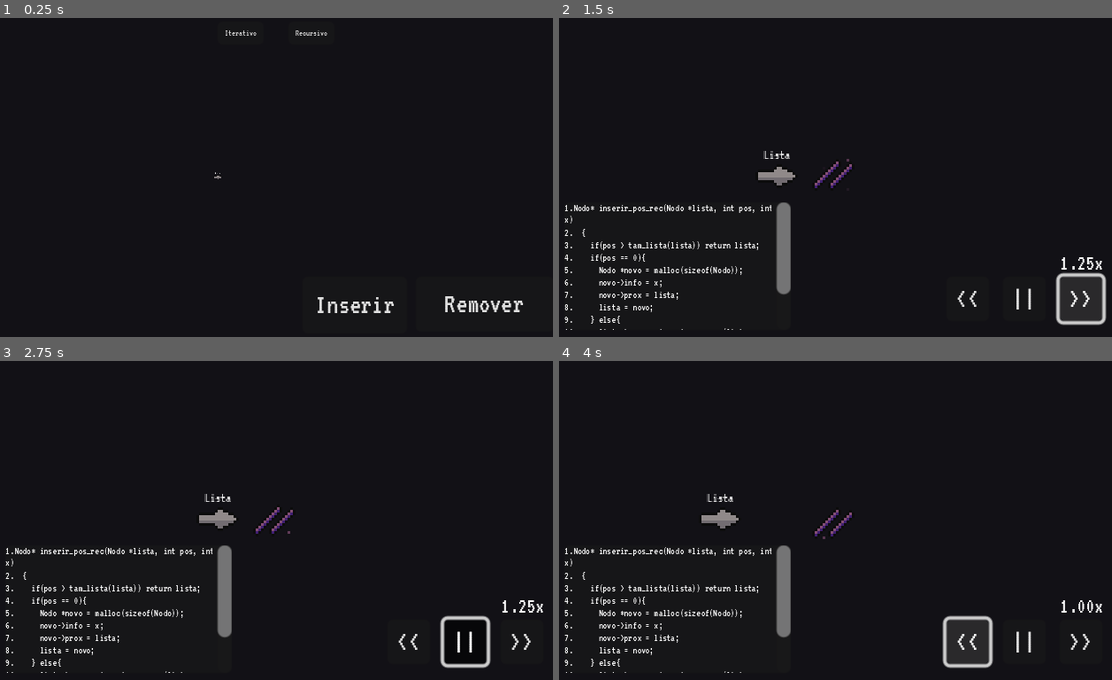
Above: before the commit, frames 1-4 (two rows, left to right).
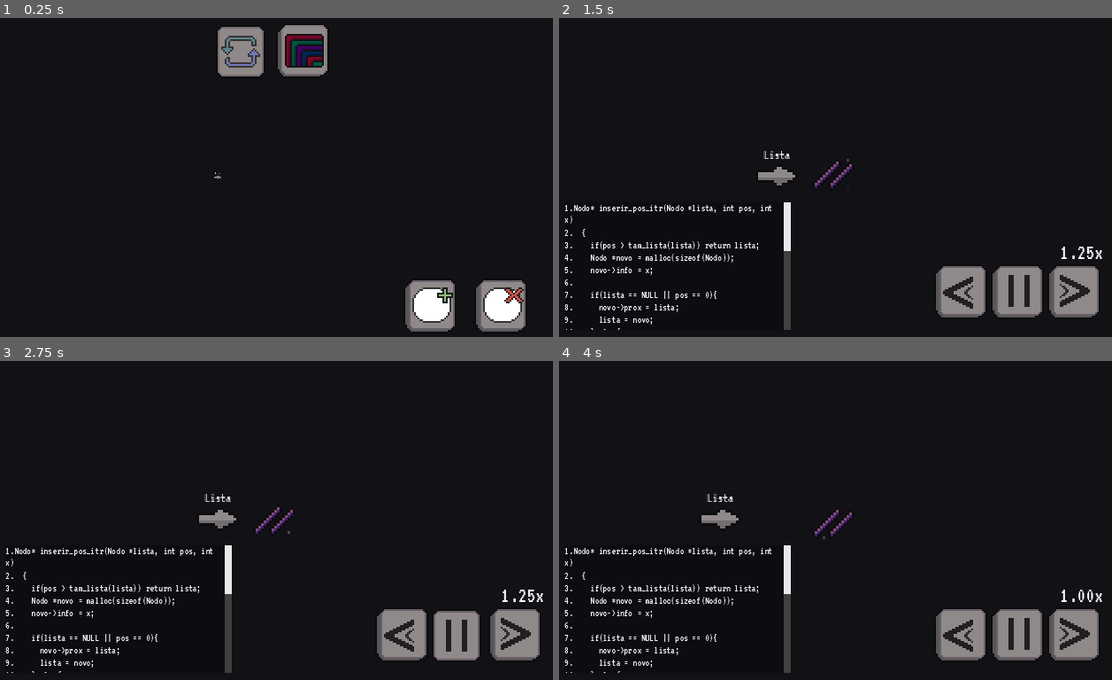
Above: after the commit, the same moments.

Repository: fabio-bays/elab-aed1
Game: Godot game, scene res://ListaLigada.tscn
Same seed, same stepped clock (60 frames per second), same inputs: the game is played once before the commit and once after it.
Inputs (mouse positions are in pixels of both pictures, inside the frame that each line leads up to; where the layout moved, square brackets give the same spot in the first picture):
- Up to frame 1 (0.25 s): no input
- Up to frame 2 (1.5 s): click (990, 305) [912, 305] at 0.5 s; click (1073, 292) [1078, 298] at 1.25 s
- Up to frame 3 (2.75 s): click (458, 635) [464, 641] at 2 s
- Up to frame 4 (4 s): tap Enter at 2.75 s; move the mouse to (957, 504) at 2.77 s; press the mouse at (957, 504) at 2.78 s; hold Right (ui_right) 2.78-3.5 s; release the mouse at (957, 504) at 3.5 s; click (962, 635) [968, 641] at 3.5 s

The runs differ from the first frame. In frame 1, 5.4% of the frame differs, in the area x 39-96%, y 2-99%; in frame 2, 6.1%, in the area x 5-100%, y 57-98%; in frame 3, 6.0%; in frame 4, 6.1%.

Commit message:
add ícones para botões

Diff:
--- a/Audio.tscn
+++ b/Audio.tscn
@@ -19,6 +19,7 @@
 volume_db = -15.24
 
 [node name="MusicaAlgor" type="AudioStreamPlayer" parent="."]
+process_mode = 3
 stream = ExtResource("2_n6vvl")
 volume_db = -16.865
 
--- a/BlocoCodigo.tscn
+++ b/BlocoCodigo.tscn
@@ -1,9 +1,34 @@
-[gd_scene load_steps=4 format=3 uid="uid://brb3nqnenyjq0"]
+[gd_scene load_steps=9 format=3 uid="uid://brb3nqnenyjq0"]
 
 [ext_resource type="Script" path="res://BlocoCodigo.gd" id="1_8feg0"]
 [ext_resource type="FontFile" uid="uid://5m5r5fu4xykb" path="res://assets/fontes/VT323-Regular.ttf" id="1_qoamu"]
 
-[sub_resource type="Theme" id="Theme_2b1me"]
+[sub_resource type="StyleBoxFlat" id="StyleBoxFlat_lvc7s"]
+bg_color = Color(0.917647, 0.909804, 0.909804, 1)
+
+[sub_resource type="StyleBoxFlat" id="StyleBoxFlat_pn176"]
+bg_color = Color(0.858824, 0.843137, 0.843137, 1)
+
+[sub_resource type="StyleBoxFlat" id="StyleBoxFlat_hni2f"]
+bg_color = Color(0.745098, 0.721569, 0.721569, 1)
+
+[sub_resource type="StyleBoxLine" id="StyleBoxLine_68or3"]
+color = Color(0.396078, 0.372549, 0.372549, 0.603922)
+thickness = 4
+vertical = true
+
+[sub_resource type="Theme" id="Theme_a7esk"]
+VScrollBar/styles/grabber = SubResource("StyleBoxFlat_lvc7s")
+VScrollBar/styles/grabber_highlight = SubResource("StyleBoxFlat_pn176")
+VScrollBar/styles/grabber_pressed = SubResource("StyleBoxFlat_hni2f")
+VScrollBar/styles/scroll = SubResource("StyleBoxLine_68or3")
+
+[sub_resource type="StyleBoxFlat" id="StyleBoxFlat_kwpq5"]
+bg_color = Color(0, 0.0235294, 0.0235294, 0.34902)
+corner_radius_top_left = 1
+corner_radius_top_right = 1
+corner_radius_bottom_right = 1
+corner_radius_bottom_left = 1
 
 [node name="Control" type="Control"]
 process_mode = 3
@@ -15,7 +40,8 @@
 layout_mode = 0
 offset_right = 128.0
 offset_bottom = 72.0
-theme = SubResource("Theme_2b1me")
+theme = SubResource("Theme_a7esk")
+theme_override_styles/panel = SubResource("StyleBoxFlat_kwpq5")
 
 [node name="RichTextLabel" type="RichTextLabel" parent="PanelContainer"]
 layout_mode = 2
--- a/ListaLigada.gd
+++ b/ListaLigada.gd
@@ -104,7 +104,7 @@
 var AudioListaLigada
 var fator_velocidade_anim : float = 1
 var label_fator_velo_anim : Label
-var modo_animacao_iterativa #-> o jogo começa com qual modo ativado?
+var modo_animacao_iterativa
 var lista
 var cam_focando_em_nodo_idx : int = 0
 var animacao_esta_acontecendo : bool = false
@@ -306,6 +306,7 @@
 	lista.set_nulo_id($Nulo.get_instance_id())
 	AudioListaLigada = get_node('AudioListaLigada')
 	AudioListaLigada.play_mus('idle')
+	modo_animacao_iterativa = true
 
 func _process(_delta):
 	if lista.lista.is_empty():
@@ -459,7 +460,7 @@
 	label_fator_velo_anim.add_theme_font_override('font', FONTE_TEXTOS)
 	label_fator_velo_anim.position = $Camera2D.position + \
 									Vector2(16 * GRID_SIZE.x,
-											GRID_SIZE.y * 5.3)
+											GRID_SIZE.y * 4.5)
 	label_fator_velo_anim.add_theme_font_size_override('font_size', 12)
 	label_fator_velo_anim.set_text(str(fator_velocidade_anim) + 'x')
 	$Camera2D.add_child(label_fator_velo_anim)
--- a/ListaLigada.tscn
+++ b/ListaLigada.tscn
@@ -7,8 +7,110 @@
 [ext_resource type="Texture2D" uid="uid://cqq8u1c5d2bry" path="res://assets/visual/null_v2.png" id="3_wjsaj"]
 [ext_resource type="Texture2D" uid="uid://c3qn4p6rbyqxi" path="res://assets/visual/remover_x.png" id="4_5068l"]
 [ext_resource type="PackedScene" uid="uid://c5k6y55l3uasr" path="res://Ponteiro.tscn" id="4_hp48o"]
+[ext_resource type="Texture2D" uid="uid://ddgkj1m7y3uuf" path="res://assets/visual/icones_botoes/botao-add_nodo_0001.png" id="7_k754d"]
+[ext_resource type="Texture2D" uid="uid://boj6sds1vky8k" path="res://assets/visual/icones_botoes/botao-add_nodo_0002.png" id="8_5d2kh"]
+[ext_resource type="Texture2D" uid="uid://disaowj20y6nf" path="res://assets/visual/icones_botoes/botao-del_nodo_0001.png" id="8_7yktq"]
 [ext_resource type="PackedScene" uid="uid://bxyf0o6ucpnv2" path="res://ParallaxBg.tscn" id="8_jcx3j"]
 [ext_resource type="PackedScene" uid="uid://bkb8gywoxw0g6" path="res://Audio.tscn" id="9_b0x7n"]
+[ext_resource type="Texture2D" uid="uid://sdiupxdnweb4" path="res://assets/visual/icones_botoes/botao-del_nodo_0002.png" id="9_brt7u"]
+[ext_resource type="Texture2D" uid="uid://ce01psd2rhl8v" path="res://assets/visual/icones_botoes/botao_iterativo/botao-iter_0001.png" id="10_4i8i2"]
+[ext_resource type="Texture2D" uid="uid://cl7xdbyupgeeo" path="res://assets/visual/icones_botoes/botao_iterativo/botao-iter_0002.png" id="11_t4wc2"]
+[ext_resource type="Texture2D" uid="uid://cbooa7tg24no7" path="res://assets/visual/icones_botoes/botao_iterativo/botao-iter_0003.png" id="12_ecgc3"]
+[ext_resource type="Texture2D" uid="uid://cjqjhywlcjsd8" path="res://assets/visual/icones_botoes/botao_iterativo/botao-iter_0004.png" id="13_2fr06"]
+[ext_resource type="Texture2D" uid="uid://dib5webuxk02k" path="res://assets/visual/icones_botoes/botao_iterativo/botao-iter_0005.png" id="14_p8myi"]
+[ext_resource type="Texture2D" uid="uid://c3ci3u15w28bt" path="res://assets/visual/icones_botoes/botao_iterativo/botao-iter_0006.png" id="15_u83gt"]
+[ext_resource type="Texture2D" uid="uid://cv4jvouwm1pbo" path="res://assets/visual/icones_botoes/botao_iterativo/botao-iter_0007.png" id="16_je5mm"]
+[ext_resource type="Texture2D" uid="uid://cpjr3ygnpihcs" path="res://assets/visual/icones_botoes/botao_iterativo/botao-iter_0008.png" id="17_slcoy"]
+[ext_resource type="Texture2D" uid="uid://c12el5yp3e1ts" path="res://assets/visual/icones_botoes/botao_recursivo/botao-rec_0001.png" id="18_5cqk2"]
+[ext_resource type="Texture2D" uid="uid://dewcr7jgvvtth" path="res://assets/visual/icones_botoes/botao_recursivo/botao-rec_0002.png" id="19_bqhay"]
+[ext_resource type="Texture2D" uid="uid://cw151m3b5gnls" path="res://assets/visual/icones_botoes/botao_recursivo/botao-rec_0003.png" id="20_m6my6"]
+[ext_resource type="Texture2D" uid="uid://dtk2rfuvw8am1" path="res://assets/visual/icones_botoes/botao_recursivo/botao-rec_0012.png" id="21_euc2j"]
+[ext_resource type="Texture2D" uid="uid://bdwrt7f4odyme" path="res://assets/visual/icones_botoes/botao_recursivo/botao-rec_0013.png" id="22_5umg7"]
+[ext_resource type="Texture2D" uid="uid://bqltdr4jb2lic" path="res://assets/visual/icones_botoes/botao_recursivo/botao-rec_0014.png" id="23_e1hb2"]
+[ext_resource type="Texture2D" uid="uid://ckqklwwyymya" path="res://assets/visual/icones_botoes/botao_recursivo/botao-rec_0015.png" id="24_4ircc"]
+[ext_resource type="Texture2D" uid="uid://byy372ukestk" path="res://assets/visual/icones_botoes/botao_recursivo/botao-rec_0016.png" id="25_1ykh7"]
+[ext_resource type="Texture2D" uid="uid://cspu53p48x7kr" path="res://assets/visual/icones_botoes/botao_recursivo/botao-rec_0017.png" id="26_32wx6"]
+[ext_resource type="Texture2D" uid="uid://dpl5u7c1v8m2n" path="res://assets/visual/icones_botoes/botao_recursivo/botao-rec_0018.png" id="27_56g2h"]
+[ext_resource type="Texture2D" uid="uid://bu67x6oey1kpm" path="res://assets/visual/icones_botoes/botao_recursivo/botao-rec_0019.png" id="28_q3ctq"]
+[ext_resource type="Texture2D" uid="uid://c217bfuyjhgs8" path="res://assets/visual/icones_botoes/botao_recursivo/botao-rec_0020.png" id="29_rw3jg"]
+[ext_resource type="Texture2D" uid="uid://dtkv25l61xtm1" path="res://assets/visual/icones_botoes/botao_recursivo/botao-rec_0021.png" id="30_4laj4"]
+[ext_resource type="Texture2D" uid="uid://de8ry1ionahr2" path="res://assets/visual/icones_botoes/botao_recursivo/botao-rec_0004.png" id="31_d7e1p"]
+[ext_resource type="Texture2D" uid="uid://cmwehpapgfiwx" path="res://assets/visual/icones_botoes/botao_recursivo/botao-rec_0022.png" id="32_bu5c8"]
+[ext_resource type="Texture2D" uid="uid://d3ilah3ylbc0w" path="res://assets/visual/icones_botoes/botao_recursivo/botao-rec_0005.png" id="33_pwhw3"]
+[ext_resource type="Texture2D" uid="uid://dpfmu3ypojkv" path="res://assets/visual/icones_botoes/botao_recursivo/botao-rec_0006.png" id="34_x7bex"]
+[ext_resource type="Texture2D" uid="uid://bb280o4fbhe8k" path="res://assets/visual/icones_botoes/botao_recursivo/botao-rec_0007.png" id="35_dp4h0"]
+[ext_resource type="Texture2D" uid="uid://bm5afbn8ymain" path="res://assets/visual/icones_botoes/botao_recursivo/botao-rec_0008.png" id="36_1835h"]
+[ext_resource type="Texture2D" uid="uid://cw8wkxivggfo2" path="res://assets/visual/icones_botoes/botao_recursivo/botao-rec_0009.png" id="37_hdjg0"]
+[ext_resource type="Texture2D" uid="uid://de1vrsjjut5cf" path="res://assets/visual/icones_botoes/botao_recursivo/botao-rec_0010.png" id="38_i3p0h"]
+[ext_resource type="Texture2D" uid="uid://dhkawx7ulva7m" path="res://assets/visual/icones_botoes/botao_recursivo/botao-rec_0011.png" id="39_ujx8l"]
+[ext_resource type="Texture2D" uid="uid://dvgsa2v14phk2" path="res://assets/visual/icones_botoes/botao-pausar_0001.png" id="40_2c08h"]
+[ext_resource type="Texture2D" uid="uid://c2nk4pbjx4emp" path="res://assets/visual/icones_botoes/botao-pausar_0002.png" id="41_job36"]
+[ext_resource type="Texture2D" uid="uid://dexru1kb43utt" path="res://assets/visual/icones_botoes/botao-acelerar_0001.png" id="42_xs6xf"]
+[ext_resource type="Texture2D" uid="uid://b4mepkmhno02a" path="res://assets/visual/icones_botoes/botao-acelerar_0002.png" id="43_5u05g"]
+[ext_resource type="Texture2D" uid="uid://borsdigl3ixts" path="res://assets/visual/icones_botoes/botao-desacelerar_0001.png" id="44_hhr4p"]
+[ext_resource type="Texture2D" uid="uid://cvp7me7g4ws87" path="res://assets/visual/icones_botoes/botao-desacelerar_0002.png" id="45_ntsy1"]
+
+[sub_resource type="AnimatedTexture" id="AnimatedTexture_gfqkt"]
+frames = 7
+speed_scale = 10.0
+frame_0/texture = ExtResource("11_t4wc2")
+frame_1/texture = ExtResource("12_ecgc3")
+frame_1/duration = 1.0
+frame_2/texture = ExtResource("13_2fr06")
+frame_2/duration = 1.0
+frame_3/texture = ExtResource("14_p8myi")
+frame_3/duration = 1.0
+frame_4/texture = ExtResource("15_u83gt")
+frame_4/duration = 1.0
+frame_5/texture = ExtResource("16_je5mm")
+frame_5/duration = 1.0
+frame_6/texture = ExtResource("17_slcoy")
+frame_6/duration = 1.0
+
+[sub_resource type="AnimatedTexture" id="AnimatedTexture_aoj2d"]
+frames = 21
+speed_scale = 12.0
+frame_0/texture = ExtResource("19_bqhay")
+frame_1/texture = ExtResource("20_m6my6")
+frame_1/duration = 1.0
+frame_2/texture = ExtResource("31_d7e1p")
+frame_2/duration = 1.0
+frame_3/texture = ExtResource("33_pwhw3")
+frame_3/duration = 1.0
+frame_4/texture = ExtResource("34_x7bex")
+frame_4/duration = 1.0
+frame_5/texture = ExtResource("35_dp4h0")
+frame_5/duration = 1.0
+frame_6/texture = ExtResource("36_1835h")
+frame_6/duration = 1.0
+frame_7/texture = ExtResource("37_hdjg0")
+frame_7/duration = 1.0
+frame_8/texture = ExtResource("38_i3p0h")
+frame_8/duration = 1.0
+frame_9/texture = ExtResource("39_ujx8l")
+frame_9/duration = 1.0
+frame_10/texture = ExtResource("21_euc2j")
+frame_10/duration = 1.0
+frame_11/texture = ExtResource("22_5umg7")
+frame_11/duration = 1.0
+frame_12/texture = ExtResource("23_e1hb2")
+frame_12/duration = 1.0
+frame_13/texture = ExtResource("24_4ircc")
+frame_13/duration = 1.0
+frame_14/texture = ExtResource("25_1ykh7")
+frame_14/duration = 1.0
+frame_15/texture = ExtResource("26_32wx6")
+frame_15/duration = 1.0
+frame_16/texture = ExtResource("27_56g2h")
+frame_16/duration = 1.0
+frame_17/texture = ExtResource("28_q3ctq")
+frame_17/duration = 1.0
+frame_18/texture = ExtResource("29_rw3jg")
+frame_18/duration = 1.0
+frame_19/texture = ExtResource("30_4laj4")
+frame_19/duration = 1.0
+frame_20/texture = ExtResource("32_bu5c8")
+frame_20/duration = 1.0
 
 [sub_resource type="AtlasTexture" id="AtlasTexture_45wa7"]
 atlas = ExtResource("3_wjsaj")
@@ -309,74 +411,70 @@
 
 [node name="Botoes" type="Node2D" parent="Camera2D"]
 
-[node name="Inserir" type="Button" parent="Camera2D/Botoes"]
-offset_left = 16.0
+[node name="Inserir" type="TextureButton" parent="Camera2D/Botoes"]
+offset_left = 72.0
 offset_top = 56.0
-offset_right = 75.0
+offset_right = 104.0
 offset_bottom = 88.0
-theme_override_fonts/font = ExtResource("3_op5oh")
 toggle_mode = true
-text = "Inserir"
-icon_alignment = 1
-
-[node name="Remover" type="Button" parent="Camera2D/Botoes"]
-offset_left = 80.0
+texture_normal = ExtResource("7_k754d")
+texture_pressed = ExtResource("8_5d2kh")
+
+[node name="Remover" type="TextureButton" parent="Camera2D/Botoes"]
+offset_left = 112.0
 offset_top = 56.0
-offset_right = 158.0
-offset_bottom = 87.0
-theme_override_fonts/font = ExtResource("3_op5oh")
+offset_right = 144.0
+offset_bottom = 88.0
 toggle_mode = true
-text = "Remover"
-metadata/_edit_use_anchors_ = true
-
-[node name="Iterativo" type="Button" parent="Camera2D/Botoes"]
-offset_left = -32.0
+texture_normal = ExtResource("8_7yktq")
+texture_pressed = ExtResource("9_brt7u")
+
+[node name="Iterativo" type="TextureButton" parent="Camera2D/Botoes"]
+offset_left = -34.0
 offset_top = -88.0
-offset_right = -6.0
-offset_bottom = -75.0
-theme_override_fonts/font = ExtResource("3_op5oh")
-theme_override_font_sizes/font_size = 5
+offset_right = -2.0
+offset_bottom = -56.0
 toggle_mode = true
-text = "Iterativo"
-
-[node name="Recursivo" type="Button" parent="Camera2D/Botoes"]
-offset_left = 8.0
+button_pressed = true
+texture_normal = ExtResource("10_4i8i2")
+texture_pressed = SubResource("AnimatedTexture_gfqkt")
+
+[node name="Recursivo" type="TextureButton" parent="Camera2D/Botoes"]
 offset_top = -88.0
-offset_right = 34.0
-offset_bottom = -75.0
-theme_override_fonts/font = ExtResource("3_op5oh")
-theme_override_font_sizes/font_size = 5
+offset_right = 32.0
+offset_bottom = -56.0
 toggle_mode = true
-text = "Recursivo"
-
-[node name="Acelerar" type="Button" parent="Camera2D/Botoes"]
-visible = false
-offset_left = 128.0
-offset_top = 56.0
+texture_normal = ExtResource("18_5cqk2")
+texture_pressed = SubResource("AnimatedTexture_aoj2d")
+
+[node name="Pausar" type="TextureButton" parent="Camera2D/Botoes"]
+process_mode = 3
+visible = false
+offset_left = 88.0
+offset_top = 48.0
+offset_right = 120.0
+offset_bottom = 80.0
+toggle_mode = true
+texture_normal = ExtResource("40_2c08h")
+texture_pressed = ExtResource("41_job36")
+
+[node name="Acelerar" type="TextureButton" parent="Camera2D/Botoes"]
+visible = false
+offset_left = 120.0
+offset_top = 48.0
 offset_right = 152.0
-offset_bottom = 81.0
-theme_override_fonts/font = ExtResource("3_op5oh")
-text = ">>"
-
-[node name="Desacelerar" type="Button" parent="Camera2D/Botoes"]
-visible = false
-offset_left = 64.0
-offset_top = 56.0
+offset_bottom = 80.0
+texture_normal = ExtResource("42_xs6xf")
+texture_pressed = ExtResource("43_5u05g")
+
+[node name="Desacelerar" type="TextureButton" parent="Camera2D/Botoes"]
+visible = false
+offset_left = 56.0
+offset_top = 48.0
 offset_right = 88.0
-offset_bottom = 81.0
-theme_override_fonts/font = ExtResource("3_op5oh")
-text = "<<"
-
-[node name="Pausar" type="Button" parent="Camera2D/Botoes"]
-process_mode = 3
-visible = false
-offset_left = 96.0
-offset_top = 56.0
-offset_right = 120.0
-offset_bottom = 81.0
-theme_override_fonts/font = ExtResource("3_op5oh")
-toggle_mode = true
-text = "||"
+offset_bottom = 80.0
+texture_normal = ExtResource("44_hhr4p")
+texture_pressed = ExtResource("45_ntsy1")
 
 [node name="Nulo" type="AnimatedSprite2D" parent="."]
 texture_filter = 1
@@ -436,12 +534,11 @@
 
 [node name="AudioListaLigada" parent="." instance=ExtResource("9_b0x7n")]
 
-[connection signal="pressed" from="Camera2D/Botoes/Inserir" to="." method="_on_inserir_pressed"]
 [connection signal="toggled" from="Camera2D/Botoes/Inserir" to="." method="_on_inserir_toggled"]
 [connection signal="toggled" from="Camera2D/Botoes/Remover" to="." method="_on_remover_toggled"]
 [connection signal="toggled" from="Camera2D/Botoes/Iterativo" to="." method="_on_iterativo_toggled"]
 [connection signal="toggled" from="Camera2D/Botoes/Recursivo" to="." method="_on_recursivo_toggled"]
+[connection signal="toggled" from="Camera2D/Botoes/Pausar" to="." method="_on_pausar_toggled"]
 [connection signal="pressed" from="Camera2D/Botoes/Acelerar" to="." method="_on_acelerar_pressed"]
 [connection signal="pressed" from="Camera2D/Botoes/Desacelerar" to="." method="_on_desacelerar_pressed"]
-[connection signal="toggled" from="Camera2D/Botoes/Pausar" to="." method="_on_pausar_toggled"]
 [connection signal="input_event" from="Nulo/Area2D" to="." method="_on_nulo_area_2d_input_event"]
--- a/Nodo.tscn
+++ b/Nodo.tscn
@@ -247,7 +247,7 @@
 
 [node name="AudioInsConcluida" type="AudioStreamPlayer2D" parent="Esfera"]
 stream = ExtResource("4_u35fy")
-volume_db = -11.887
+volume_db = -18.0
 max_distance = 400.0
 
 [node name="Ponteiro" parent="." instance=ExtResource("3_asyfw")]
--- a/Ponteiro.tscn
+++ b/Ponteiro.tscn
@@ -298,6 +298,6 @@
 
 [node name="PonteiroBrilho" type="AudioStreamPlayer2D" parent="."]
 stream = ExtResource("4_0j1nc")
-volume_db = -30.0
+volume_db = -40.0
 max_distance = 200.0
 attenuation = 3.36358
Not shown: 1 places in ListaLigada.tscn that only renumber resources
Binary file added: assets/visual/icones_botoes/botao-acelerar_0001.png
Not shown, added: assets/visual/icones_botoes/botao-acelerar_0001.png.import
Binary file added: assets/visual/icones_botoes/botao-acelerar_0002.png
Not shown, added: assets/visual/icones_botoes/botao-acelerar_0002.png.import
Binary file added: assets/visual/icones_botoes/botao-add_nodo_0001.png
Not shown, added: assets/visual/icones_botoes/botao-add_nodo_0001.png.import
Binary file added: assets/visual/icones_botoes/botao-add_nodo_0002.png
Not shown, added: assets/visual/icones_botoes/botao-add_nodo_0002.png.import
Binary file added: assets/visual/icones_botoes/botao-del_nodo_0001.png
Not shown, added: assets/visual/icones_botoes/botao-del_nodo_0001.png.import
Binary file added: assets/visual/icones_botoes/botao-del_nodo_0002.png
(and 70 more such lines)
